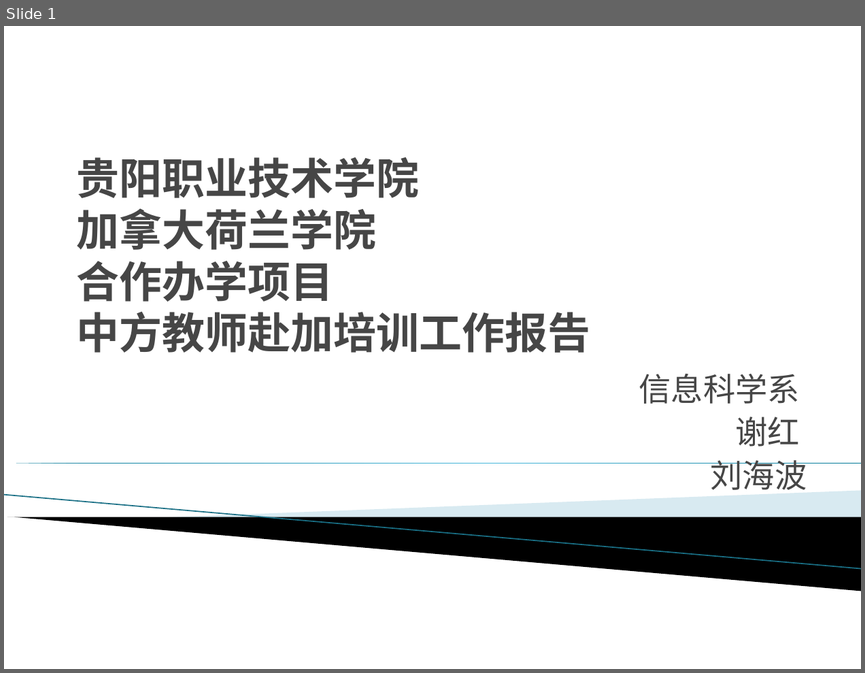
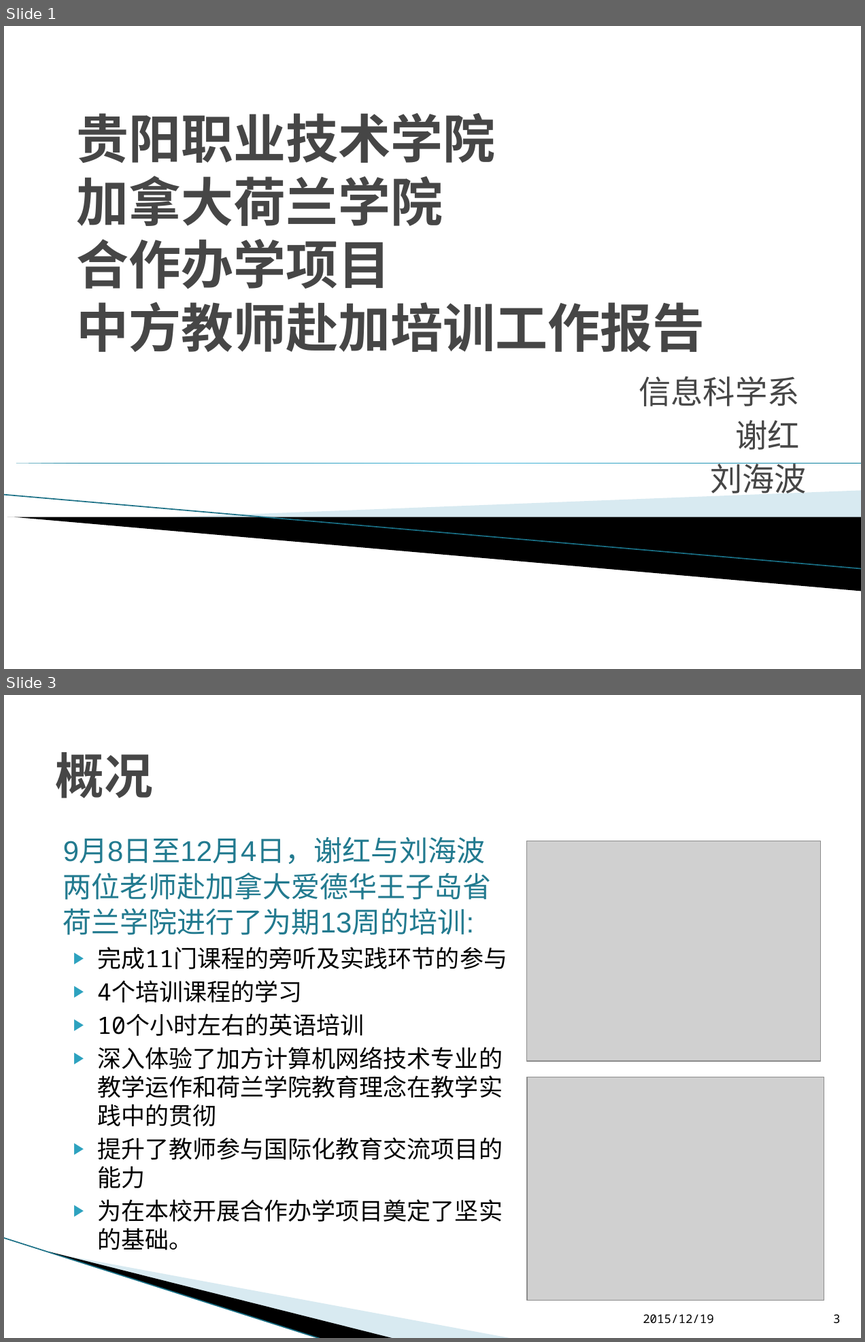
Before and after one commit to L3w1s-L1u/_outline, a slide deck: _Holland_College/赴加培训工作汇报.pptx. Shown one above the other, each under a label of ours: slide 1 before the commit, slides 1 and 3 after it; the slides between them are not shown. The pictures are 865x673 and 865x1342 pixels, drawn with LibreOffice and Linux fonts; fonts in the diff are those of the drawing; grey boxes stand for pictures; background and template pictures are left out. Boxes give left, top, right and bottom in pixels: in the first picture for what was removed or moved away, otherwise in the second. Text is boxed around its words. In the diff, an @@ line names an element or a change of style, - is before the commit and + after.

```diff
--- a/_Holland_College/赴加培训工作汇报.pptx
+++ b/_Holland_College/赴加培训工作汇报.pptx
@@ slide 3 added at box(4, 695, 861, 1338), background #FFFFFF @@
@@ title added at box(55, 752, 152, 798), 41 pt, text #464646, bold @@
+概况
@@ text added at box(63, 838, 507, 1250), 20 pt, text #000000 @@
+9月8日至12月4日，谢红与刘海波两位老师赴加拿大爱德华王子岛省荷兰学院进行了为期13周的培训:
+▶ 完成11门课程的旁听及实践环节的参与
+▶ 4个培训课程的学习
+▶ 10个小时左右的英语培训
+▶ 深入体验了加方计算机网络技术专业的教学运作和荷兰学院教育理念在教学实践中的贯彻
+▶ 提升了教师参与国际化教育交流项目的能力
+▶ 为在本校开展合作办学项目奠定了坚实的基础。
@@ picture added at box(527, 841, 821, 1061) @@
@@ picture added at box(527, 1077, 823, 1300) @@
@@ freeform shape added at box(71, 1164, 427, 1299), fill #A0CBDC at 40% opacity @@
@@ freeform shape added at box(4, 1238, 356, 1317), fill #000000 @@
@@ line added from (4, 1238) to (322, 1338), #97C5D8 0.95 pt @@
@@ text added at box(643, 1314, 714, 1323), 10 pt, text #000000 @@
+2015/12/19
@@ page number added at box(833, 1314, 840, 1323), 10 pt, text #000000 @@
+3
@@ slide 1 changed as well @@
@@ title "贵阳职业技术学院 加拿大荷兰学院 合作办学项目 中方教师赴加培训工作报告": place and size @@
-title "贵阳职业技术学院 加拿大荷兰学院 合作办学项目 中方教师赴加培训工作报告" at box(77, 157, 591, 352)
+title "贵阳职业技术学院 加拿大荷兰学院 合作办学项目 中方教师赴加培训工作报告" at box(77, 113, 705, 352)
@@ title "贵阳职业技术学院 加拿大荷兰学院 合作办学项目 中方教师赴加培训工作报告" at box(77, 113, 705, 352): size 36 to 44 pt @@
@@ subtitle "信息科学系": place and size @@
-subtitle "信息科学系" at box(639, 373, 807, 490)
+subtitle "信息科学系" at box(638, 376, 806, 493)
```
Also in this commit, not shown: 7 other slides changed, 13 other slides added, 3 slides removed, 5 other files.
